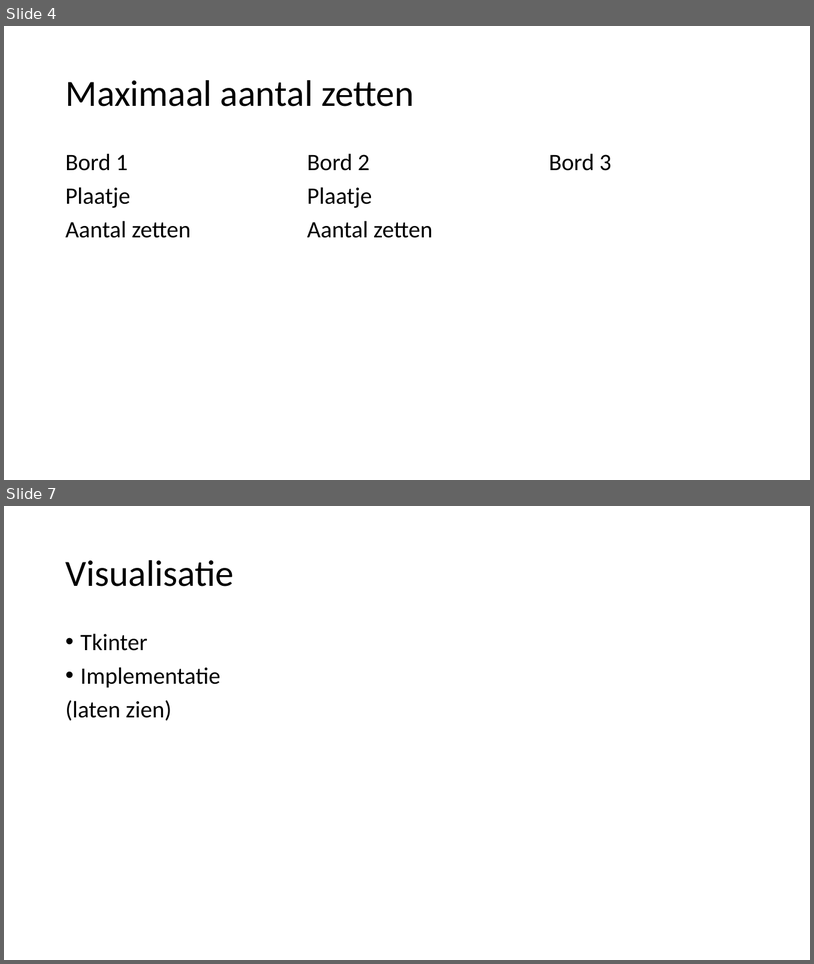
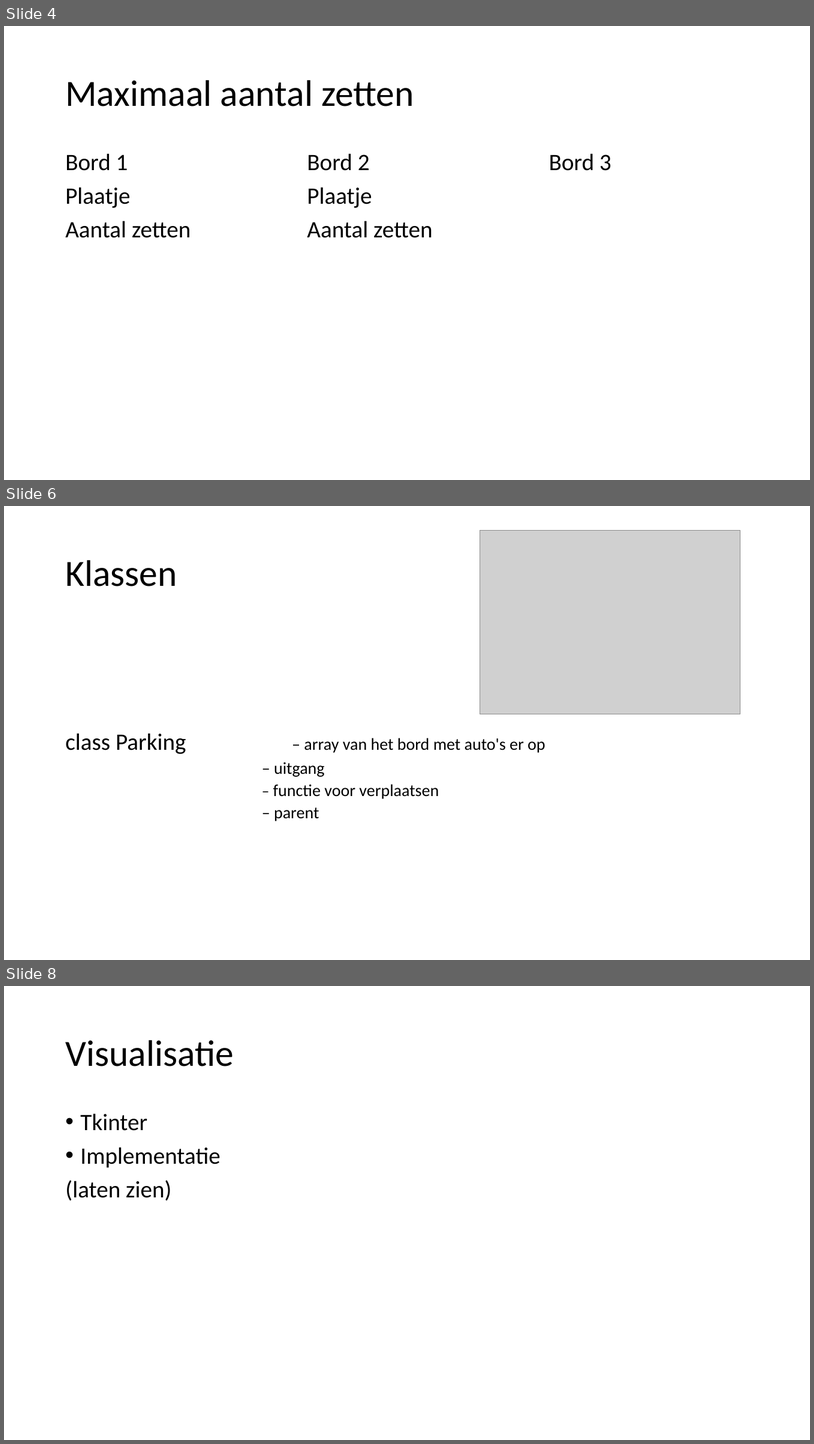
Before and after one commit to SjoerdvanderHeijden/Formule-i, a slide deck: PresRushHour1.ppt. Shown one above the other, each under a label of ours: slides 4 and 7 before the commit, slides 4, 6 and 8 after it; the slides between them are not shown. The pictures are 814x964 and 814x1444 pixels, drawn with LibreOffice and Linux fonts; fonts in the diff are those of the drawing; grey boxes stand for pictures. Boxes give left, top, right and bottom in pixels: in the first picture for what was removed or moved away, otherwise in the second. Text is boxed around its words. In the diff, an @@ line names an element or a change of style, - is before the commit and + after.

```diff
--- a/PresRushHour1.ppt
+++ b/PresRushHour1.ppt
@@ slide 6 added at (4,506,810,960), background #FFFFFF @@
@@ picture added at (480,530,740,714) @@
@@ text added at (65,560,177,586), 44 pt, text #000000 @@
+Klassen
@@ text added at (65,733,545,821), 20 pt, text #000000 @@
+class Parking – array van het bord met auto's er op
+        – uitgang
+        – functie voor verplaatsen
+        – parent
@@ what was slide 7 is now slide 8 @@
```
Also in this commit, not shown: 1 slide changed, 1 other slide added, 1 slide removed.
